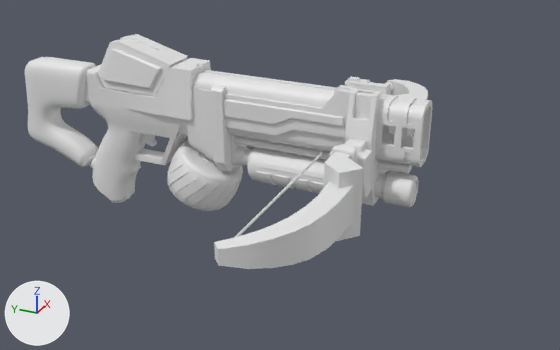
The Blender file Blender/crossbow.blend: old version first, new version second.
Camera for both pictures: a 50 mm lens placed at (-5.92, -3.52, 2.55), pointed at (0.05, -0.83, -0.44). Arrows for +X, +Y and +Z are at lower left; the lights stay in place.

The older version as bpy lines, for what is in view:
```python
ob_cube = bpy.data.objects.new('Cube', me_cube_001)
ob_cube.location = (0.0, -1.9, 0.2)
ob_cube.scale = (0.267, 0.267, 0.267)
ob_cube_001 = bpy.data.objects.new('Cube.001', me_cube_002)
ob_cube_001.location = (0.0, -0.345, 0.001)
ob_cube_002 = bpy.data.objects.new('Cube.002', me_cube_003)
ob_cube_002.location = (0.0, -1.656, -0.01)
ob_cube_003 = bpy.data.objects.new('Cube.003', me_cube_005)
ob_cube_003.location = (0.0, -1.652, -0.008)
ob_cube_005 = bpy.data.objects.new('Cube.005', me_cube_008)
ob_cube_005.location = (0.0, 1.659, 0.121)
ob_cube_005.scale = (1.21, 1.0, 1.0)
ob_cylinder = bpy.data.objects.new('Cylinder', me_cylinder)
ob_cylinder.location = (0.0, -0.1, -0.16)
ob_cylinder.rotation_euler = (1.571, 0.0, 0.0)  # degrees (90, 0, 0)
ob_cylinder.scale = (0.0741, 0.0741, 0.1)
ob_cylinder_001 = bpy.data.objects.new('Cylinder.001', me_cylinder_001)
ob_cylinder_001.location = (0.0, -1.035, -0.338)
ob_cylinder_001.rotation_euler = (1.571, 0.0, 0.0)  # degrees (90, 0, 0)
ob_cylinder_002 = bpy.data.objects.new('Cylinder.002', me_cylinder_002)
ob_cylinder_002.location = (0.0, -0.06, -0.554)
ob_cylinder_002.rotation_euler = (0.436, 0.0, 0.0)  # degrees (25, 0, 0)
ob_cylinder_003 = bpy.data.objects.new('Cylinder.003', me_cylinder_003)
ob_cylinder_003.location = (0.0, -1.302, -0.077)
ob_cylinder_003.rotation_euler = (0.0, 1.571, 0.0)  # degrees (0, 90, 0)
ob_cylinder_003.scale = (0.0117, 0.0117, 1.96)
```
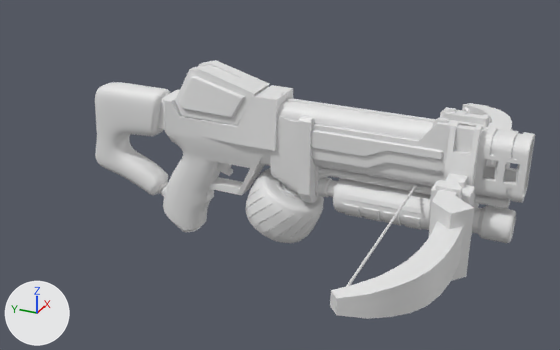
Where the change shows, as pixel boxes (x1, y1, x2, y2) in the pictures (560 x 350 px):
'Cube.002', moved
    before: (84, 58, 428, 269)
    after: (158, 85, 513, 319)
'Cube', moved
    before: (192, 70, 432, 167)
    after: (278, 98, 535, 203)
'Cube.005', moved
    before: (25, 57, 98, 168)
    after: (95, 82, 170, 197)
'Cylinder.001', moved
    before: (230, 135, 418, 207)
    after: (315, 166, 516, 243)
'Cube.003', moved
    before: (98, 34, 188, 96)
    after: (175, 60, 270, 125)
'Cylinder.002', moved
    before: (167, 140, 243, 211)
    after: (246, 168, 324, 243)
'Cube.001', moved
    before: (211, 85, 246, 172)
    after: (298, 115, 328, 203)
'Cylinder', moved
    before: (234, 136, 412, 174)
    after: (318, 167, 511, 209)
'Cylinder.003', moved
    before: (235, 151, 325, 237)
    after: (346, 184, 418, 286)
'Cube.006', moved
    before: (140, 133, 157, 147)
    after: (216, 162, 233, 176)
'Torus', moved
    before: (388, 82, 394, 92)
    after: (462, 107, 470, 114)

The change, as a list of edits to the scene's bpy script:
```text
Change ob_cube:
    ob_cube.location: (0.0, -1.9, 0.2) -> (0.0, -2.738, 0.044)
Change ob_cylinder:
    ob_cylinder.location: (0.0, -0.1, -0.16) -> (0.0, -0.938, -0.316)
Change ob_cube_001:
    ob_cube_001.location: (0.0, -0.345, 0.001) -> (0.0, -1.183, -0.156)
Change ob_cube_002:
    ob_cube_002.location: (0.0, -1.656, -0.01) -> (0.0, -2.494, -0.166)
Change ob_cylinder_001:
    ob_cylinder_001.location: (0.0, -1.035, -0.338) -> (0.0, -1.873, -0.495)
Change ob_cylinder_002:
    ob_cylinder_002.location: (0.0, -0.06, -0.554) -> (0.0, -0.898, -0.71)
Change ob_cube_003:
    ob_cube_003.location: (0.0, -1.652, -0.008) -> (0.0, -2.491, -0.165)
Change ob_cube_005:
    ob_cube_005.location: (0.0, 1.659, 0.121) -> (0.0, 0.821, -0.035)
Change ob_cube_006:
    ob_cube_006.location: (0.0, 0.544, -0.27) -> (0.0, -0.294, -0.426)
Change ob_cylinder_003:
    ob_cylinder_003.location: (0.0, -1.302, -0.077) -> (0.0, -2.14, -0.233)
Change ob_torus:
    ob_torus.location: (1.906, -1.299, -0.081) -> (1.917, -2.14, -0.248)
```
